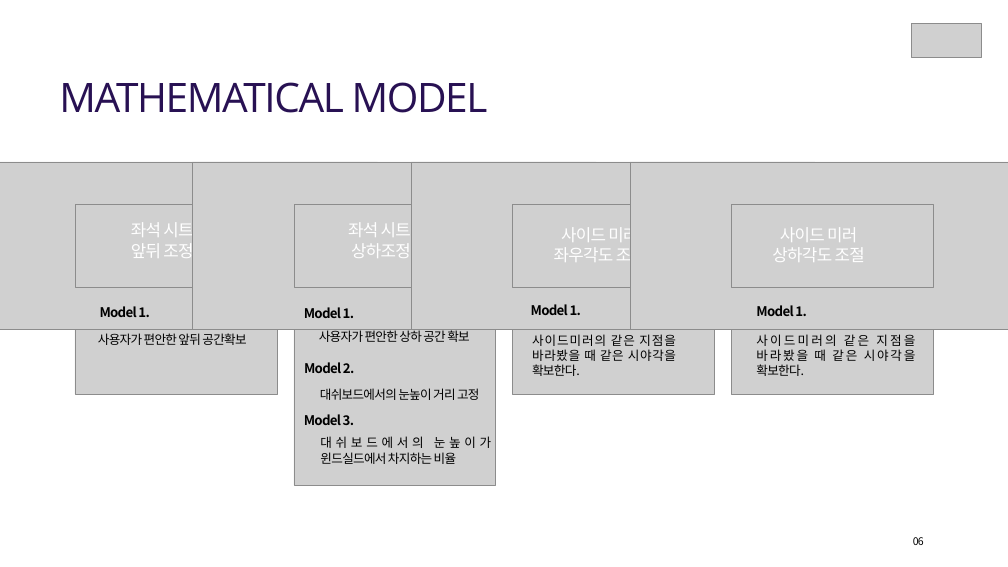
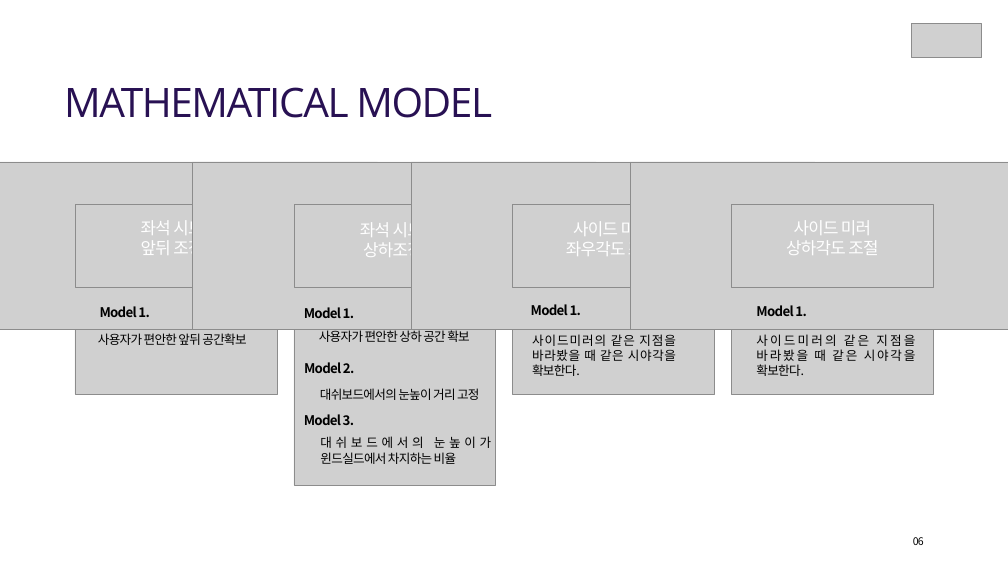
Before and after one commit to hyedinion/DrivePosition, a slide deck: slide 6 of SL_차량용어플리케이션아이디어_Hustar.pptx. Drawn at 1008x567 pixels with LibreOffice and Linux fonts; fonts in the diff are those of the drawing; grey boxes stand for pictures; background and template pictures are left out. Boxes give left, top, right and bottom in pixels: in the first picture for what was removed or moved away, otherwise in the second. Text is boxed around its words. In the diff, an @@ line names an element or a change of style, - is before the commit and + after.

```diff
--- a/SL_차량용어플리케이션아이디어_Hustar.pptx
+++ b/SL_차량용어플리케이션아이디어_Hustar.pptx
@@ text "MATHEMATICAL MODEL": place and size @@
-text "MATHEMATICAL MODEL" at [59, 82, 488, 113]
+text "MATHEMATICAL MODEL" at [64, 87, 492, 118]
@@ text "좌석 시트": place and size @@
-text "좌석 시트" at [131, 219, 193, 262]
+text "좌석 시트" at [141, 217, 203, 259]
@@ text "좌석 시트" rewrapped from [348, 222, 411, 258] to [360, 219, 423, 261] @@
@@ text "사이드 미러": place and size @@
-text "사이드 미러" at [554, 224, 646, 266]
+text "사이드 미러" at [566, 218, 658, 260]
@@ text "사이드 미러": place and size @@
-text "사이드 미러" at [772, 227, 865, 262]
+text "사이드 미러" at [786, 220, 878, 255]
```
Also in this commit, not shown: 16 other slides changed, 1 slide added, 1 slide removed.
